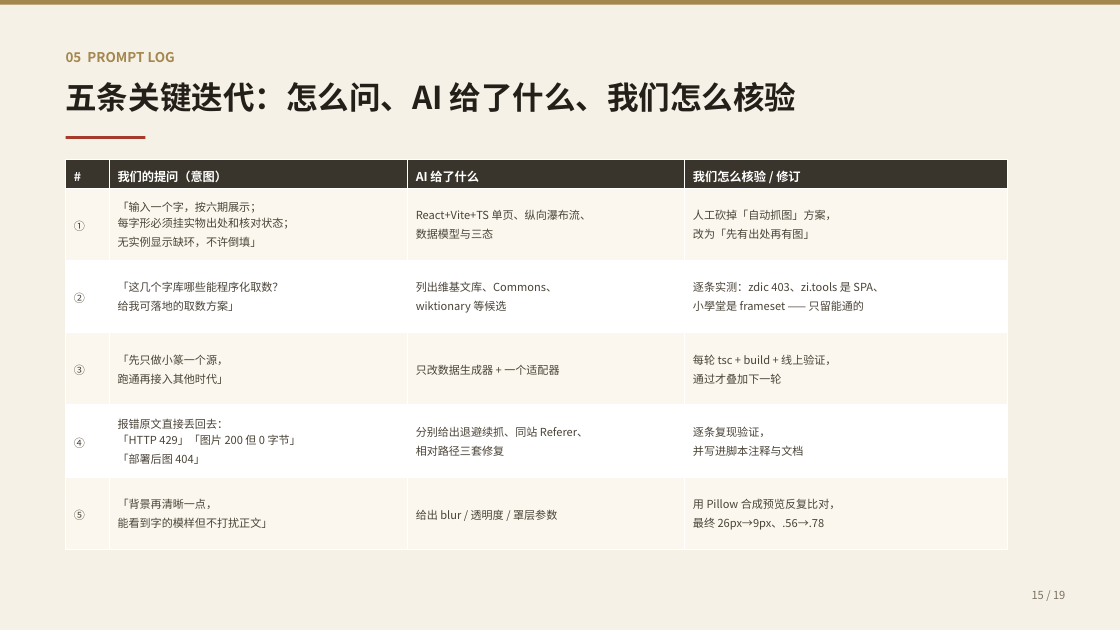
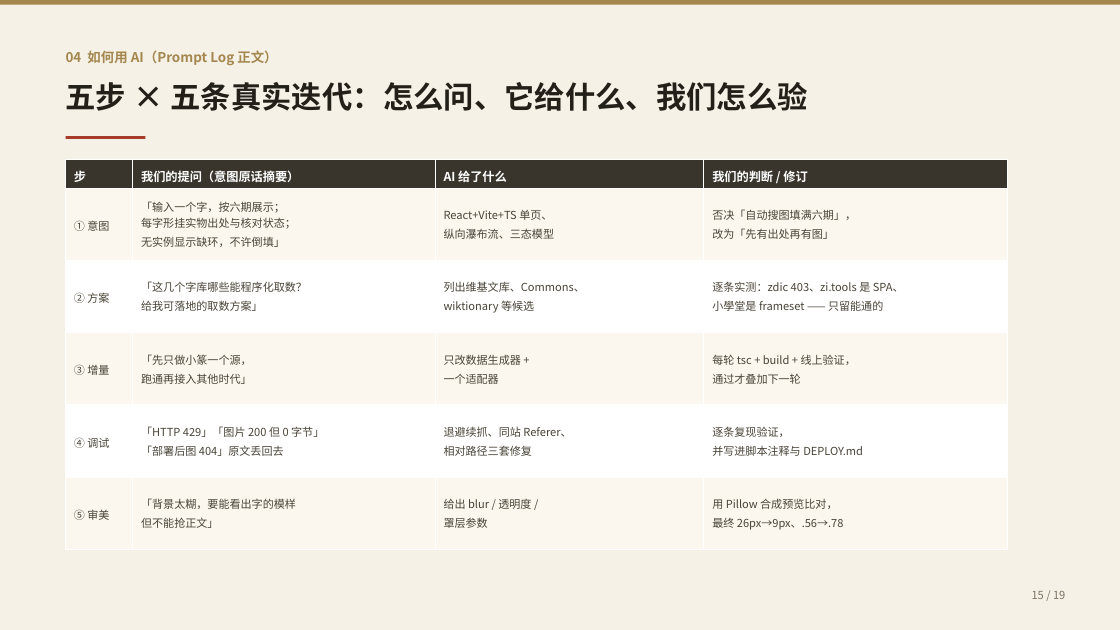
Before and after one commit to Otherhello/hanzi-timeline, a slide deck: slide 15 of docs/汉字字形演变证据链-汇报提纲.pptx. Drawn at 1120x630 pixels with LibreOffice and Linux fonts; fonts in the diff are those of the drawing. Boxes give left, top, right and bottom in pixels: in the first picture for what was removed or moved away, otherwise in the second. Text is boxed around its words. In the diff, an @@ line names an element or a change of style, - is before the commit and + after.

```diff
--- a/docs/汉字字形演变证据链-汇报提纲.pptx
+++ b/docs/汉字字形演变证据链-汇报提纲.pptx
@@ text at box(66, 50, 277, 65): text changed @@
-05 PROMPT LOG
+04 如何用 AI（Prompt Log 正文）
@@ text at box(66, 82, 807, 111): text changed; size 27 to 26 pt @@
-五条关键迭代：怎么问、AI 给了什么、我们怎么核验
+五步 × 五条真实迭代：怎么问、它给什么、我们怎么验
@@ table at box(66, 160, 1008, 549) @@
-row 1: # | 我们的提问（意图） | AI 给了什么 | 我们怎么核验 / 修订
+row 1: 步 | 我们的提问（意图原话摘要） | AI 给了什么 | 我们的判断 / 修订
-row 2: ① | 「输入一个字，按六期展示； 每字形必须挂实物出处和核对状态； 无实例显示缺环，不许倒填」 | React+Vite+TS 单页、纵向瀑布流、 数据模型与三态 | 人工砍掉「自动抓图」方案， 改为「先有出处再有图」
+row 2: ① 意图 | 「输入一个字，按六期展示； 每字形挂实物出处与核对状态； 无实例显示缺环，不许倒填」 | React+Vite+TS 单页、 纵向瀑布流、三态模型 | 否决「自动搜图填满六期」， 改为「先有出处再有图」
-row 3, column 1: ②
+row 3, column 1: ② 方案
-row 4, column 1: ③
+row 4, column 1: ③ 增量
-row 5: ④ | 报错原文直接丢回去： 「HTTP 429」「图片 200 但 0 字节」 「部署后图 404」 | 分别给出退避续抓、同站 Referer、 相对路径三套修复 | 逐条复现验证， 并写进脚本注释与文档
+row 5: ④ 调试 | 「HTTP 429」「图片 200 但 0 字节」 「部署后图 404」原文丢回去 | 退避续抓、同站 Referer、 相对路径三套修复 | 逐条复现验证， 并写进脚本注释与 DEPLOY.md
-row 6: ⑤ | 「背景再清晰一点， 能看到字的模样但不打扰正文」 | 给出 blur / 透明度 / 罩层参数 | 用 Pillow 合成预览反复比对， 最终 26px→9px、.56→.78
+row 6: ⑤ 审美 | 「背景太糊，要能看出字的模样 但不能抢正文」 | 给出 blur / 透明度 / 罩层参数 | 用 Pillow 合成预览比对， 最终 26px→9px、.56→.78
```
Also in this commit, not shown: 16 other slides changed, 2 slides added, 2 slides removed, 2 other files.
